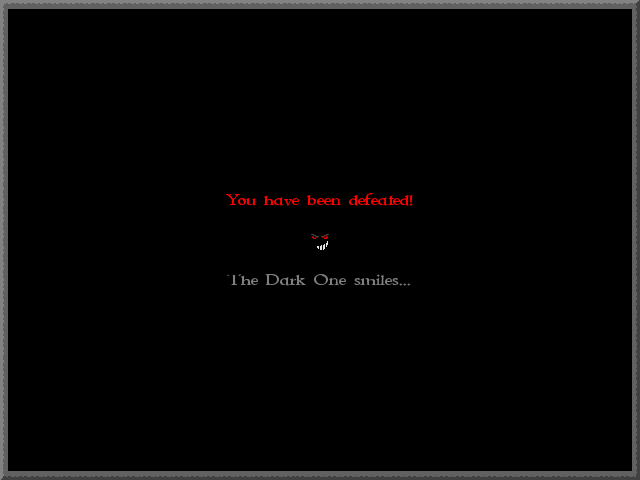
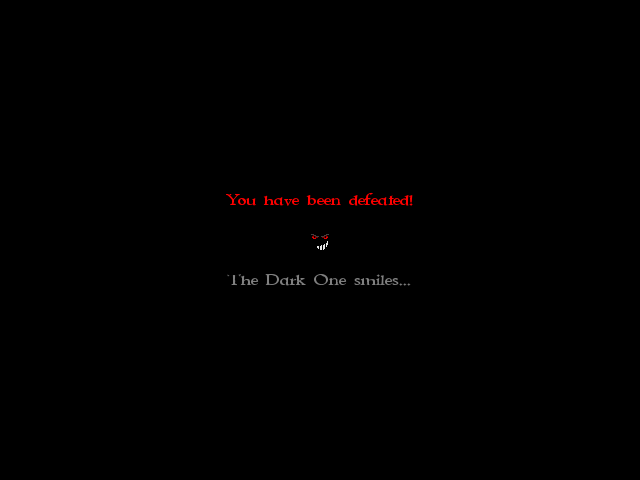
Layered file, before and after one edit (640 x 480). Changes by layer:
removed layer "g" over (0, 0, 640, 480)
